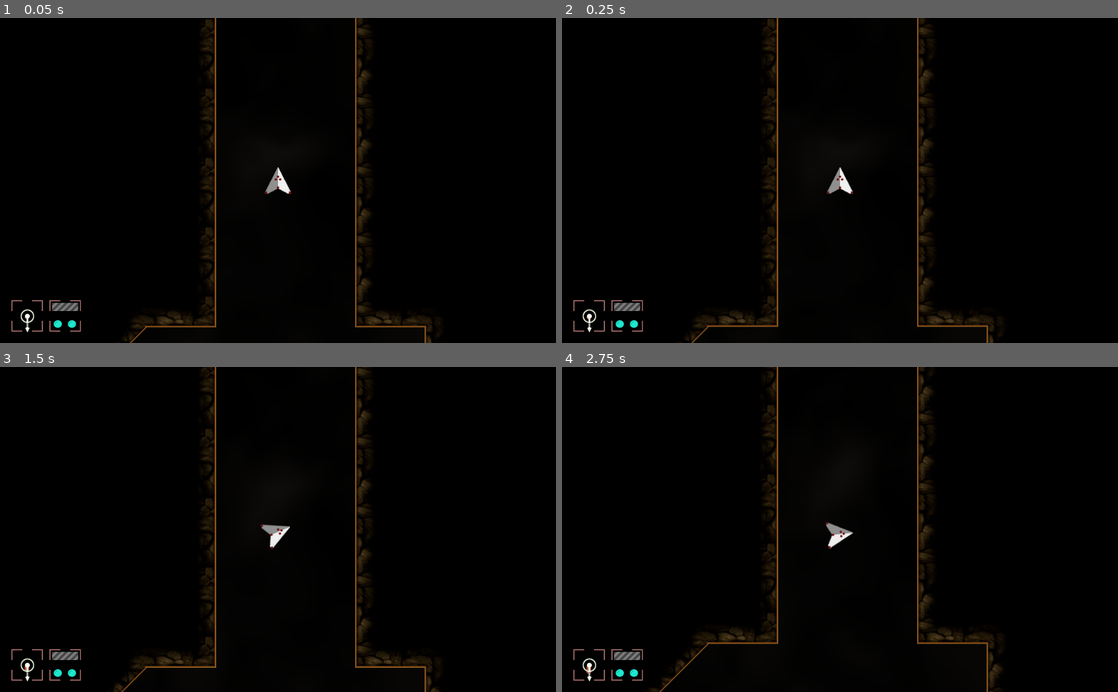
Above: before the commit, frames 1-4 (two rows, left to right).
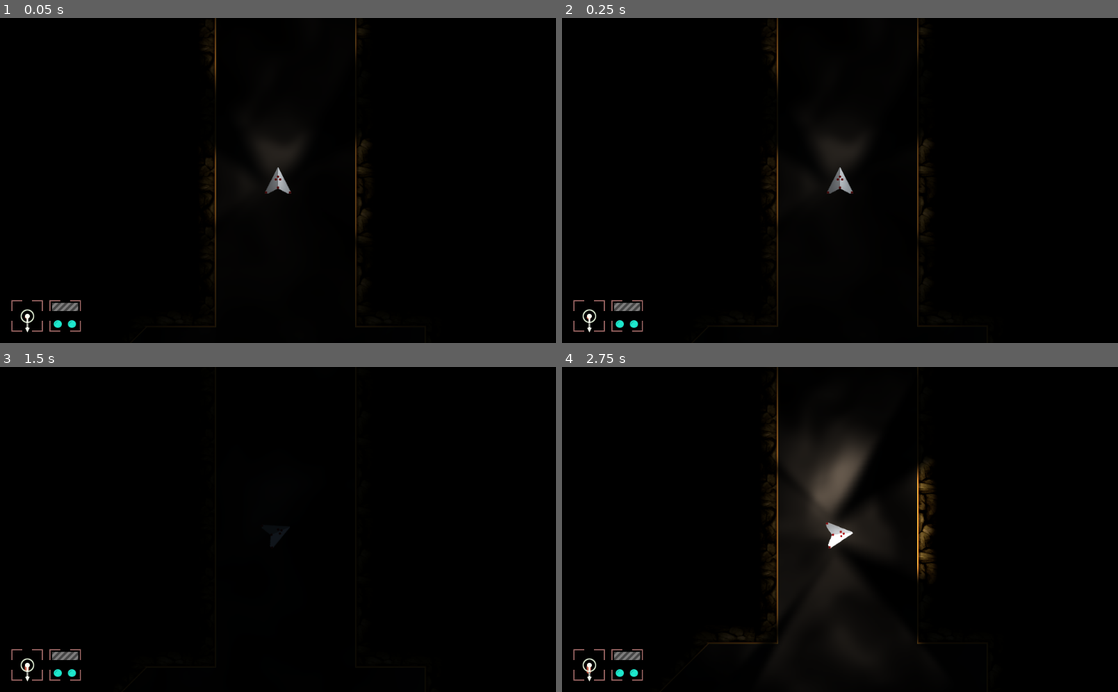
Above: after the commit, the same moments.

Repository: maximinus/scheme7
Game: Godot game, scene res://scenes/World.tscn
Two runs of this game, one before a commit and one after it. Both use one fixed random seed, a clock stepped at 60 frames per second and the inputs below.
Inputs:
- Up to frame 1 (0.05 s): no input
- Up to frame 2 (0.25 s): no input
- Up to frame 3 (1.5 s): hold D (RightTurn) 0.53-1.28 s; tap K (FullBeam, bound only after the commit) at 0.6 s; tap L (Lights, bound only after the commit) at 0.8, 1.35 s; hold A (LeftTurn) from 1.28 s (still down)
- Up to frame 4 (2.75 s): tap K (FullBeam, bound only after the commit) at 1.55, 2.1 s; release A (LeftTurn) at 2.03 s; hold D (RightTurn) from 2.03 s (still down); tap L (Lights, bound only after the commit) at 2.3 s

The runs differ from the first frame. In frame 1, 2.1% of the frame differs, in the area x 22-78%, y 0-100%; in frame 2, 2.1%; in frame 3, 3.0%; in frame 4, 5.7%, in the area x 16-79%, y 0-100%.

Commit message:
Added lights to ship

Diff:
--- a/Scheme7/code/global/globals.gd
+++ b/Scheme7/code/global/globals.gd
@@ -3,7 +3,7 @@
 class RocketTemperature:
 	const HEATING = 8
 	const COOLING = 3
-	const MAX_TEMP = HEATING * 5.0
+	const MAX_TEMP = HEATING * 12.0
 
 	var nozzle_temp = 0
 	var injection_temp = 0
--- a/Scheme7/default_env.tres
+++ b/Scheme7/default_env.tres
@@ -5,3 +5,4 @@
 [resource]
 background_mode = 2
 background_sky = SubResource( 1 )
+adjustment_enabled = true
--- a/Scheme7/project.godot
+++ b/Scheme7/project.godot
@@ -68,6 +68,16 @@
 "events": [ Object(InputEventKey,"resource_local_to_scene":false,"resource_name":"","device":0,"alt":false,"shift":false,"control":false,"meta":false,"command":false,"pressed":false,"scancode":68,"unicode":0,"echo":false,"script":null)
  ]
 }
+Lights={
+"deadzone": 0.5,
+"events": [ Object(InputEventKey,"resource_local_to_scene":false,"resource_name":"","device":0,"alt":false,"shift":false,"control":false,"meta":false,"command":false,"pressed":false,"scancode":76,"unicode":0,"echo":false,"script":null)
+ ]
+}
+FullBeam={
+"deadzone": 0.5,
+"events": [ Object(InputEventKey,"resource_local_to_scene":false,"resource_name":"","device":0,"alt":false,"shift":false,"control":false,"meta":false,"command":false,"pressed":false,"scancode":75,"unicode":0,"echo":false,"script":null)
+ ]
+}
 
 [physics]
 
--- a/Scheme7/scenes/Player/Player.gd
+++ b/Scheme7/scenes/Player/Player.gd
@@ -11,6 +11,11 @@
 const LANDING_X_SLOWDOWN = 1.5
 const SHIP_MASS = 5.0
 
+const FULLBEAM_ENERGY = 2.0
+const LIGHT_ENERGY = 1.0
+
+enum LIGHT_STATUS { Normal, Circle, Off }
+
 signal player_collision
 signal player_landed
 
@@ -22,12 +27,16 @@
 var landing = false
 var landed = false
 var takeoff = false
+var light_status = LIGHT_STATUS.Normal
+var fullbeam = false
 
 func _ready():
 	pass
 
 func _process(delta):
-	# keys pressed?
+	# check rocket functions before movement
+	checkLights()
+
 	if Input.is_action_pressed('Thrust'):
 		landing = false
 		if landed == true:
@@ -58,6 +67,34 @@
 		rotation_degrees += 360.0
 	if rotation_degrees > 360.0:
 		rotation_degrees -= 360.0
+
+func checkLights():
+	if Input.is_action_just_pressed('Lights'):
+		if light_status == LIGHT_STATUS.Normal:
+			# to circle
+			$LHNormal.visible = false
+			$LCNormal.visible = true
+			light_status = LIGHT_STATUS.Circle
+		elif light_status == LIGHT_STATUS.Circle:
+			# all off
+			$LHNormal.visible = false
+			$LCNormal.visible = false
+			light_status = LIGHT_STATUS.Off
+		else:
+			# all off, to normal
+			$LHNormal.visible = true
+			$LCNormal.visible = false
+			light_status = LIGHT_STATUS.Normal
+
+	if Input.is_action_just_pressed('FullBeam'):
+		if fullbeam == false:
+			$LCNormal.energy = FULLBEAM_ENERGY
+			$LHNormal.energy = FULLBEAM_ENERGY
+			fullbeam = true
+		else:
+			$LCNormal.energy = LIGHT_ENERGY
+			$LHNormal.energy = LIGHT_ENERGY
+			fullbeam = false
 
 func processLanding(delta):
 	# we are trying to land
@@ -88,7 +125,6 @@
 	if velocity.x == 0.0 and rotation_degrees == 0.0:
 		landed = true
 		turning = 0.0
-		print('Landed')
 		emit_signal('player_landed', position)
 
 func _physics_process(delta):
@@ -209,6 +245,7 @@
 
 func flameOn(delta):
 	firing_rocket = true
+	$FlameLight.visible = true
 	Globals.rocket.update(1.0, delta)
 	$Flame/OuterParticle.emitting = true
 	$Flame/InnerParticle.emitting = true
@@ -217,6 +254,7 @@
 
 func flameOff(delta):
 	firing_rocket = false
+	$FlameLight.visible = false
 	Globals.rocket.update(0.0, delta)
 	$Flame/OuterParticle.emitting = false
 	$Flame/InnerParticle.emitting = false
--- a/Scheme7/scenes/Player/Player.tscn
+++ b/Scheme7/scenes/Player/Player.tscn
@@ -1,11 +1,14 @@
-[gd_scene load_steps=10 format=2]
+[gd_scene load_steps=13 format=2]
 
-[ext_resource path="res://gfx/sprites/player.png" type="Texture" id=1]
+[ext_resource path="res://gfx/sprites/player_dark.png" type="Texture" id=1]
 [ext_resource path="res://scenes/Player/Player.gd" type="Script" id=2]
 [ext_resource path="res://gfx/sprites/flame.png" type="Texture" id=3]
 [ext_resource path="res://gfx/sprites/flame_inner.png" type="Texture" id=4]
 [ext_resource path="res://sfx/player/rocket_on.ogg" type="AudioStream" id=5]
 [ext_resource path="res://sfx/player/qubodup-BangShort.ogg" type="AudioStream" id=6]
+[ext_resource path="res://gfx/lights/601px.png" type="Texture" id=7]
+[ext_resource path="res://gfx/lights/720_cluster.png" type="Texture" id=8]
+[ext_resource path="res://gfx/lights/flame_light.png" type="Texture" id=9]
 
 [sub_resource type="Curve" id=1]
 _data = [ Vector2( 0, 1 ), 0.0, 0.0, 0, 0, Vector2( 1, 0.163636 ), -1.28904, 0.0, 0, 0 ]
@@ -55,3 +58,15 @@
 
 [node name="CollisionSound" type="AudioStreamPlayer" parent="."]
 stream = ExtResource( 6 )
+
+[node name="LCNormal" type="Light2D" parent="."]
+visible = false
+texture = ExtResource( 7 )
+
+[node name="LHNormal" type="Light2D" parent="."]
+texture = ExtResource( 8 )
+
+[node name="FlameLight" type="Light2D" parent="."]
+visible = false
+texture = ExtResource( 9 )
+offset = Vector2( 0, 32 )
--- a/Scheme7/scenes/World.tscn
+++ b/Scheme7/scenes/World.tscn
@@ -55,83 +55,143 @@
 	COLOR = vec4(color.rgb, pow(final, alpha_power) * color.a);
 }"
 
-[sub_resource type="ShaderMaterial" id=28]
-shader = SubResource( 27 )
-shader_param/color = Color( 0.121569, 0.105882, 0.0901961, 1 )
+[sub_resource type="ShaderMaterial" id=2]
+shader = SubResource( 1 )
+shader_param/color = Color( 0.3, 0.261, 0.222, 1 )
 shader_param/noise_scale = 3.0
 shader_param/alpha_power = 2.0
 shader_param/OCTAVES = 3
 shader_param/TIME_FACTOR = 0.3
 
-[sub_resource type="NoiseTexture" id=29]
+[sub_resource type="NoiseTexture" id=3]
 seamless = true
 as_normalmap = true
 bump_strength = 7.8
 
+[sub_resource type="OccluderPolygon2D" id=28]
+polygon = PoolVector2Array( 128, 64, 0, 64, 0, 0, 128, 0 )
+
+[sub_resource type="ConvexPolygonShape2D" id=4]
+points = PoolVector2Array( 128, 64, 0, 64, 0, 0, 128, 0 )
+
+[sub_resource type="ConvexPolygonShape2D" id=5]
+points = PoolVector2Array( 0, 64, 32, 64, 32, 64, 0, 64 )
+
+[sub_resource type="OccluderPolygon2D" id=29]
+polygon = PoolVector2Array( 64, 64, 0, 64, 0, 0, 64, 0 )
+
 [sub_resource type="ConvexPolygonShape2D" id=6]
-points = PoolVector2Array( 128, 64, 0, 64, 0, 0, 128, 0 )
+points = PoolVector2Array( 64, 64, 0, 64, 0, 0, 64, 0 )
+
+[sub_resource type="OccluderPolygon2D" id=30]
+polygon = PoolVector2Array( 128, 128, 0, 128, 0, 0, 128, 0 )
 
 [sub_resource type="ConvexPolygonShape2D" id=7]
-points = PoolVector2Array( 0, 64, 32, 64, 32, 64, 0, 64 )
+points = PoolVector2Array( 128, 128, 0, 128, 0, 0, 128, 0 )
+
+[sub_resource type="OccluderPolygon2D" id=31]
+polygon = PoolVector2Array( 128, 128, 0, 128, 0, 0, 128, 0 )
 
 [sub_resource type="ConvexPolygonShape2D" id=8]
-points = PoolVector2Array( 64, 64, 0, 64, 0, 0, 64, 0 )
+points = PoolVector2Array( 128, 128, 0, 128, 0, 0, 128, 0 )
+
+[sub_resource type="OccluderPolygon2D" id=32]
+polygon = PoolVector2Array( 128, 128, 0, 128, 0, 0, 128, 0 )
 
 [sub_resource type="ConvexPolygonShape2D" id=9]
 points = PoolVector2Array( 128, 128, 0, 128, 0, 0, 128, 0 )
 
+[sub_resource type="OccluderPolygon2D" id=33]
+polygon = PoolVector2Array( 128, 128, 0, 128, 0, 0, 128, 0 )
+
 [sub_resource type="ConvexPolygonShape2D" id=10]
 points = PoolVector2Array( 128, 128, 0, 128, 0, 0, 128, 0 )
 
+[sub_resource type="OccluderPolygon2D" id=34]
+polygon = PoolVector2Array( 0, 0, 0, 128, 128, 128 )
+
 [sub_resource type="ConvexPolygonShape2D" id=11]
-points = PoolVector2Array( 128, 128, 0, 128, 0, 0, 128, 0 )
+points = PoolVector2Array( 0, 0, 128, 128, 0, 128 )
+
+[sub_resource type="OccluderPolygon2D" id=35]
+polygon = PoolVector2Array( 0, 128, 0, 0, 128, 0 )
 
 [sub_resource type="ConvexPolygonShape2D" id=12]
-points = PoolVector2Array( 128, 128, 0, 128, 0, 0, 128, 0 )
+points = PoolVector2Array( 0, 128, 0, 0, 128, 0 )
+
+[sub_resource type="OccluderPolygon2D" id=36]
+polygon = PoolVector2Array( 0, 0, 128, 0, 128, 128 )
 
 [sub_resource type="ConvexPolygonShape2D" id=13]
-points = PoolVector2Array( 0, 0, 128, 128, 0, 128 )
+points = PoolVector2Array( 0, 0, 128, 0, 128, 128 )
+
+[sub_resource type="OccluderPolygon2D" id=37]
+polygon = PoolVector2Array( 0, 128, 128, 0, 128, 128 )
 
 [sub_resource type="ConvexPolygonShape2D" id=14]
-points = PoolVector2Array( 0, 128, 0, 0, 128, 0 )
+points = PoolVector2Array( 0, 128, 128, 0, 128, 128 )
+
+[sub_resource type="OccluderPolygon2D" id=38]
+polygon = PoolVector2Array( 64, 64, 0, 64, 0, 0, 64, 0 )
 
 [sub_resource type="ConvexPolygonShape2D" id=15]
-points = PoolVector2Array( 0, 0, 128, 0, 128, 128 )
+points = PoolVector2Array( 64, 64, 0, 64, 0, 0, 64, 0 )
+
+[sub_resource type="OccluderPolygon2D" id=39]
+polygon = PoolVector2Array( 64, 128, 0, 128, 0, 0, 64, 0 )
 
 [sub_resource type="ConvexPolygonShape2D" id=16]
-points = PoolVector2Array( 0, 128, 128, 0, 128, 128 )
+points = PoolVector2Array( 64, 128, 0, 128, 0, 0, 64, 0 )
+
+[sub_resource type="OccluderPolygon2D" id=40]
+polygon = PoolVector2Array( 128, 64, 0, 64, 0, 0, 128, 0 )
 
 [sub_resource type="ConvexPolygonShape2D" id=17]
-points = PoolVector2Array( 64, 64, 0, 64, 0, 0, 64, 0 )
+points = PoolVector2Array( 128, 64, 0, 64, 0, 0, 128, 0 )
+
+[sub_resource type="OccluderPolygon2D" id=41]
+polygon = PoolVector2Array( 64, 128, 0, 128, 0, 0, 64, 0 )
 
 [sub_resource type="ConvexPolygonShape2D" id=18]
 points = PoolVector2Array( 64, 128, 0, 128, 0, 0, 64, 0 )
 
+[sub_resource type="OccluderPolygon2D" id=42]
+polygon = PoolVector2Array( 64, 64, 0, 64, 0, 0, 64, 0 )
+
 [sub_resource type="ConvexPolygonShape2D" id=19]
-points = PoolVector2Array( 128, 64, 0, 64, 0, 0, 128, 0 )
+points = PoolVector2Array( 64, 64, 0, 64, 0, 0, 64, 0 )
+
+[sub_resource type="OccluderPolygon2D" id=43]
+polygon = PoolVector2Array( 64, 64, 0, 64, 0, 0, 64, 0 )
 
 [sub_resource type="ConvexPolygonShape2D" id=20]
-points = PoolVector2Array( 64, 128, 0, 128, 0, 0, 64, 0 )
+points = PoolVector2Array( 64, 64, 0, 64, 0, 0, 64, 0 )
+
+[sub_resource type="OccluderPolygon2D" id=44]
+polygon = PoolVector2Array( 64, 64, 0, 64, 0, 0, 64, 0 )
 
 [sub_resource type="ConvexPolygonShape2D" id=21]
 points = PoolVector2Array( 64, 64, 0, 64, 0, 0, 64, 0 )
 
+[sub_resource type="OccluderPolygon2D" id=45]
+polygon = PoolVector2Array( 64, 64, 0, 64, 0, 0, 64, 0 )
+
 [sub_resource type="ConvexPolygonShape2D" id=22]
 points = PoolVector2Array( 64, 64, 0, 64, 0, 0, 64, 0 )
 
+[sub_resource type="OccluderPolygon2D" id=46]
+polygon = PoolVector2Array( 64, 64, 0, 64, 0, 0, 64, 0 )
+
 [sub_resource type="ConvexPolygonShape2D" id=23]
 points = PoolVector2Array( 64, 64, 0, 64, 0, 0, 64, 0 )
 
+[sub_resource type="OccluderPolygon2D" id=47]
+polygon = PoolVector2Array( 64, 64, 0, 64, 0, 0, 64, 0 )
+
 [sub_resource type="ConvexPolygonShape2D" id=24]
 points = PoolVector2Array( 64, 64, 0, 64, 0, 0, 64, 0 )
 
-[sub_resource type="ConvexPolygonShape2D" id=25]
-points = PoolVector2Array( 64, 64, 0, 64, 0, 0, 64, 0 )
-
-[sub_resource type="ConvexPolygonShape2D" id=26]
-points = PoolVector2Array( 64, 64, 0, 64, 0, 0, 64, 0 )
-
-[sub_resource type="TileSet" id=3]
+[sub_resource type="TileSet" id=25]
 1/name = "clean_tiles.png 1"
 1/texture = ExtResource( 7 )
 1/tex_offset = Vector2( 0, 0 )
@@ -139,23 +199,24 @@
 1/region = Rect2( 0, 64, 128, 64 )
 1/tile_mode = 0
 1/occluder_offset = Vector2( 0, 0 )
+1/occluder = SubResource( 28 )
 1/navigation_offset = Vector2( 0, 0 )
 1/shape_offset = Vector2( 0, 0 )
 1/shape_transform = Transform2D( 1, 0, 0, 1, 0, 0 )
-1/shape = SubResource( 6 )
+1/shape = SubResource( 4 )
 1/shape_one_way = false
 1/shape_one_way_margin = 1.0
 1/shapes = [ {
 "autotile_coord": Vector2( 0, 0 ),
 "one_way": false,
 "one_way_margin": 1.0,
-"shape": SubResource( 6 ),
+"shape": SubResource( 4 ),
 "shape_transform": Transform2D( 1, 0, 0, 1, 0, 0 )
 }, {
 "autotile_coord": Vector2( 0, 0 ),
 "one_way": false,
 "one_way_margin": 1.0,
-"shape": SubResource( 7 ),
+"shape": SubResource( 5 ),
 "shape_transform": Transform2D( 1, 0, 0, 1, 0, 0 )
 } ]
 1/z_index = 0
@@ -166,17 +227,18 @@
 2/region = Rect2( 128, 0, 64, 128 )
 2/tile_mode = 0
 2/occluder_offset = Vector2( 0, 0 )
+2/occluder = SubResource( 39 )
 2/navigation_offset = Vector2( 0, 0 )
 2/shape_offset = Vector2( 0, 0 )
 2/shape_transform = Transform2D( 1, 0, 0, 1, 0, 0 )
-2/shape = SubResource( 18 )
+2/shape = SubResource( 16 )
 2/shape_one_way = false
 2/shape_one_way_margin = 1.0
 2/shapes = [ {
 "autotile_coord": Vector2( 0, 0 ),
 "one_way": false,
 "one_way_margin": 1.0,
-"shape": SubResource( 18 ),
+"shape": SubResource( 16 ),
 "shape_transform": Transform2D( 1, 0, 0, 1, 0, 0 )
 } ]
 2/z_index = 0
@@ -187,17 +249,18 @@
 3/region = Rect2( 192, 0, 64, 128 )
 3/tile_mode = 0
 3/occluder_offset = Vector2( 0, 0 )
+3/occluder = SubResource( 41 )
 3/navigation_offset = Vector2( 0, 0 )
 3/shape_offset = Vector2( 0, 0 )
 3/shape_transform = Transform2D( 1, 0, 0, 1, 0, 0 )
-3/shape = SubResource( 20 )
+3/shape = SubResource( 18 )
 3/shape_one_way = false
 3/shape_one_way_margin = 1.0
 3/shapes = [ {
 "autotile_coord": Vector2( 0, 0 ),
 "one_way": false,
 "one_way_margin": 1.0,
-"shape": SubResource( 20 ),
+"shape": SubResource( 18 ),
 "shape_transform": Transform2D( 1, 0, 0, 1, 0, 0 )
 } ]
 3/z_index = 0
@@ -208,17 +271,18 @@
 4/region = Rect2( 256, 0, 64, 64 )
 4/tile_mode = 0
 4/occluder_offset = Vector2( 0, 0 )
+4/occluder = SubResource( 42 )
 4/navigation_offset = Vector2( 0, 0 )
 4/shape_offset = Vector2( 0, 0 )
 4/shape_transform = Transform2D( 1, 0, 0, 1, 0, 0 )
-4/shape = SubResource( 21 )
+4/shape = SubResource( 19 )
 4/shape_one_way = false
 4/shape_one_way_margin = 1.0
 4/shapes = [ {
 "autotile_coord": Vector2( 0, 0 ),
 "one_way": false,
 "one_way_margin": 1.0,
-"shape": SubResource( 21 ),
+"shape": SubResource( 19 ),
 "shape_transform": Transform2D( 1, 0, 0, 1, 0, 0 )
 } ]
 4/z_index = 0
@@ -229,17 +293,18 @@
 5/region = Rect2( 320, 0, 64, 64 )
 5/tile_mode = 0
 5/occluder_offset = Vector2( 0, 0 )
+5/occluder = SubResource( 43 )
 5/navigation_offset = Vector2( 0, 0 )
 5/shape_offset = Vector2( 0, 0 )
 5/shape_transform = Transform2D( 1, 0, 0, 1, 0, 0 )
-5/shape = SubResource( 22 )
+5/shape = SubResource( 20 )
 5/shape_one_way = false
 5/shape_one_way_margin = 1.0
 5/shapes = [ {
 "autotile_coord": Vector2( 0, 0 ),
 "one_way": false,
 "one_way_margin": 1.0,
-"shape": SubResource( 22 ),
+"shape": SubResource( 20 ),
 "shape_transform": Transform2D( 1, 0, 0, 1, 0, 0 )
 } ]
 5/z_index = 0
@@ -250,17 +315,18 @@
 6/region = Rect2( 256, 64, 64, 64 )
 6/tile_mode = 0
 6/occluder_offset = Vector2( 0, 0 )
+6/occluder = SubResource( 44 )
 6/navigation_offset = Vector2( 0, 0 )
 6/shape_offset = Vector2( 0, 0 )
 6/shape_transform = Transform2D( 1, 0, 0, 1, 0, 0 )
-6/shape = SubResource( 23 )
+6/shape = SubResource( 21 )
 6/shape_one_way = false
 6/shape_one_way_margin = 1.0
 6/shapes = [ {
 "autotile_coord": Vector2( 0, 0 ),
 "one_way": false,
 "one_way_margin": 1.0,
-"shape": SubResource( 23 ),
+"shape": SubResource( 21 ),
 "shape_transform": Transform2D( 1, 0, 0, 1, 0, 0 )
 } ]
 6/z_index = 0
@@ -271,17 +337,18 @@
 7/region = Rect2( 384, 0, 64, 64 )
 7/tile_mode = 0
 7/occluder_offset = Vector2( 0, 0 )
+7/occluder = SubResource( 45 )
 7/navigation_offset = Vector2( 0, 0 )
 7/shape_offset = Vector2( 0, 0 )
 7/shape_transform = Transform2D( 1, 0, 0, 1, 0, 0 )
-7/shape = SubResource( 24 )
+7/shape = SubResource( 22 )
 7/shape_one_way = false
 7/shape_one_way_margin = 1.0
 7/shapes = [ {
 "autotile_coord": Vector2( 0, 0 ),
 "one_way": false,
 "one_way_margin": 1.0,
-"shape": SubResource( 24 ),
+"shape": SubResource( 22 ),
 "shape_transform": Transform2D( 1, 0, 0, 1, 0, 0 )
 } ]
 7/z_index = 0
@@ -292,17 +359,18 @@
 8/region = Rect2( 384, 64, 64, 64 )
 8/tile_mode = 0
 8/occluder_offset = Vector2( 0, 0 )
+8/occluder = SubResource( 46 )
 8/navigation_offset = Vector2( 0, 0 )
 8/shape_offset = Vector2( 0, 0 )
 8/shape_transform = Transform2D( 1, 0, 0, 1, 0, 0 )
-8/shape = SubResource( 25 )
+8/shape = SubResource( 23 )
 8/shape_one_way = false
 8/shape_one_way_margin = 1.0
 8/shapes = [ {
 "autotile_coord": Vector2( 0, 0 ),
 "one_way": false,
 "one_way_margin": 1.0,
-"shape": SubResource( 25 ),
+"shape": SubResource( 23 ),
 "shape_transform": Transform2D( 1, 0, 0, 1, 0, 0 )
 } ]
 8/z_index = 0
@@ -313,17 +381,18 @@
 9/region = Rect2( 448, 0, 64, 64 )
 9/tile_mode = 0
 9/occluder_offset = Vector2( 0, 0 )
+9/occluder = SubResource( 47 )
 9/navigation_offset = Vector2( 0, 0 )
 9/shape_offset = Vector2( 0, 0 )
 9/shape_transform = Transform2D( 1, 0, 0, 1, 0, 0 )
-9/shape = SubResource( 26 )
+9/shape = SubResource( 24 )
 9/shape_one_way = false
 9/shape_one_way_margin = 1.0
 9/shapes = [ {
 "autotile_coord": Vector2( 0, 0 ),
 "one_way": false,
 "one_way_margin": 1.0,
-"shape": SubResource( 26 ),
+"shape": SubResource( 24 ),
 "shape_transform": Transform2D( 1, 0, 0, 1, 0, 0 )
 } ]
 9/z_index = 0
@@ -334,17 +403,18 @@
 10/region = Rect2( 448, 64, 64, 64 )
 10/tile_mode = 0
 10/occluder_offset = Vector2( 0, 0 )
+10/occluder = SubResource( 29 )
 10/navigation_offset = Vector2( 0, 0 )
 10/shape_offset = Vector2( 0, 0 )
 10/shape_transform = Transform2D( 1, 0, 0, 1, 0, 0 )
-10/shape = SubResource( 8 )
+10/shape = SubResource( 6 )
 10/shape_one_way = false
 10/shape_one_way_margin = 1.0
 10/shapes = [ {
 "autotile_coord": Vector2( 0, 0 ),
 "one_way": false,
 "one_way_margin": 1.0,
-"shape": SubResource( 8 ),
+"shape": SubResource( 6 ),
 "shape_transform": Transform2D( 1, 0, 0, 1, 0, 0 )
 } ]
 10/z_index = 0
@@ -355,17 +425,18 @@
 11/region = Rect2( 0, 128, 128, 128 )
 11/tile_mode = 0
 11/occluder_offset = Vector2( 0, 0 )
+11/occluder = SubResource( 30 )
 11/navigation_offset = Vector2( 0, 0 )
 11/shape_offset = Vector2( 0, 0 )
 11/shape_transform = Transform2D( 1, 0, 0, 1, 0, 0 )
-11/shape = SubResource( 9 )
+11/shape = SubResource( 7 )
 11/shape_one_way = false
 11/shape_one_way_margin = 1.0
 11/shapes = [ {
 "autotile_coord": Vector2( 0, 0 ),
 "one_way": false,
 "one_way_margin": 1.0,
-"shape": SubResource( 9 ),
+"shape": SubResource( 7 ),
 "shape_transform": Transform2D( 1, 0, 0, 1, 0, 0 )
 } ]
 11/z_index = 0
@@ -376,17 +447,18 @@
 12/region = Rect2( 128, 128, 128, 128 )
 12/tile_mode = 0
 12/occluder_offset = Vector2( 0, 0 )
+12/occluder = SubResource( 31 )
 12/navigation_offset = Vector2( 0, 0 )
 12/shape_offset = Vector2( 0, 0 )
 12/shape_transform = Transform2D( 1, 0, 0, 1, 0, 0 )
-12/shape = SubResource( 10 )
+12/shape = SubResource( 8 )
 12/shape_one_way = false
 12/shape_one_way_margin = 1.0
 12/shapes = [ {
 "autotile_coord": Vector2( 0, 0 ),
 "one_way": false,
 "one_way_margin": 1.0,
-"shape": SubResource( 10 ),
+"shape": SubResource( 8 ),
 "shape_transform": Transform2D( 1, 0, 0, 1, 0, 0 )
 } ]
 12/z_index = 0
@@ -397,17 +469,18 @@
 13/region = Rect2( 256, 128, 128, 128 )
 13/tile_mode = 0
 13/occluder_offset = Vector2( 0, 0 )
+13/occluder = SubResource( 32 )
 13/navigation_offset = Vector2( 0, 0 )
 13/shape_offset = Vector2( 0, 0 )
 13/shape_transform = Transform2D( 1, 0, 0, 1, 0, 0 )
-13/shape = SubResource( 11 )
+13/shape = SubResource( 9 )
 13/shape_one_way = false
 13/shape_one_way_margin = 1.0
 13/shapes = [ {
 "autotile_coord": Vector2( 0, 0 ),
 "one_way": false,
 "one_way_margin": 1.0,
-"shape": SubResource( 11 ),
+"shape": SubResource( 9 ),
 "shape_transform": Transform2D( 1, 0, 0, 1, 0, 0 )
 } ]
 13/z_index = 0
@@ -418,17 +491,18 @@
 14/region = Rect2( 384, 128, 128, 128 )
 14/tile_mode = 0
 14/occluder_offset = Vector2( 0, 0 )
+14/occluder = SubResource( 33 )
 14/navigation_offset = Vector2( 0, 0 )
 14/shape_offset = Vector2( 0, 0 )
 14/shape_transform = Transform2D( 1, 0, 0, 1, 0, 0 )
-14/shape = SubResource( 12 )
+14/shape = SubResource( 10 )
 14/shape_one_way = false
 14/shape_one_way_margin = 1.0
 14/shapes = [ {
 "autotile_coord": Vector2( 0, 0 ),
 "one_way": false,
 "one_way_margin": 1.0,
-"shape": SubResource( 12 ),
+"shape": SubResource( 10 ),
 "shape_transform": Transform2D( 1, 0, 0, 1, 0, 0 )
 } ]
 14/z_index = 0
@@ -439,17 +513,18 @@
 15/region = Rect2( 0, 256, 128, 128 )
 15/tile_mode = 0
 15/occluder_offset = Vector2( 0, 0 )
+15/occluder = SubResource( 34 )
 15/navigation_offset = Vector2( 0, 0 )
 15/shape_offset = Vector2( 0, 0 )
 15/shape_transform = Transform2D( 1, 0, 0, 1, 0, 0 )
-15/shape = SubResource( 13 )
+15/shape = SubResource( 11 )
 15/shape_one_way = false
 15/shape_one_way_margin = 1.0
 15/shapes = [ {
 "autotile_coord": Vector2( 0, 0 ),
 "one_way": false,
 "one_way_margin": 1.0,
-"shape": SubResource( 13 ),
+"shape": SubResource( 11 ),
 "shape_transform": Transform2D( 1, 0, 0, 1, 0, 0 )
 } ]
 15/z_index = 0
@@ -460,17 +535,18 @@
 16/region = Rect2( 128, 256, 128, 128 )
 16/tile_mode = 0
 16/occluder_offset = Vector2( 0, 0 )
+16/occluder = SubResource( 35 )
 16/navigation_offset = Vector2( 0, 0 )
 16/shape_offset = Vector2( 0, 0 )
 16/shape_transform = Transform2D( 1, 0, 0, 1, 0, 0 )
-16/shape = SubResource( 14 )
+16/shape = SubResource( 12 )
 16/shape_one_way = false
 16/shape_one_way_margin = 1.0
 16/shapes = [ {
 "autotile_coord": Vector2( 0, 0 ),
 "one_way": false,
 "one_way_margin": 1.0,
-"shape": SubResource( 14 ),
+"shape": SubResource( 12 ),
 "shape_transform": Transform2D( 1, 0, 0, 1, 0, 0 )
 } ]
 16/z_index = 0
@@ -481,17 +557,18 @@
 17/region = Rect2( 256, 256, 128, 128 )
 17/tile_mode = 0
 17/occluder_offset = Vector2( 0, 0 )
+17/occluder = SubResource( 36 )
 17/navigation_offset = Vector2( 0, 0 )
 17/shape_offset = Vector2( 0, 0 )
 17/shape_transform = Transform2D( 1, 0, 0, 1, 0, 0 )
-17/shape = SubResource( 15 )
+17/shape = SubResource( 13 )
 17/shape_one_way = false
 17/shape_one_way_margin = 1.0
 17/shapes = [ {
 "autotile_coord": Vector2( 0, 0 ),
 "one_way": false,
 "one_way_margin": 1.0,
-"shape": SubResource( 15 ),
+"shape": SubResource( 13 ),
 "shape_transform": Transform2D( 1, 0, 0, 1, 0, 0 )
 } ]
 17/z_index = 0
@@ -502,17 +579,18 @@
 18/region = Rect2( 384, 256, 128, 128 )
 18/tile_mode = 0
 18/occluder_offset = Vector2( 0, 0 )
+18/occluder = SubResource( 37 )
 18/navigation_offset = Vector2( 0, 0 )
 18/shape_offset = Vector2( 0, 0 )
 18/shape_transform = Transform2D( 1, 0, 0, 1, 0, 0 )
-18/shape = SubResource( 16 )
+18/shape = SubResource( 14 )
 18/shape_one_way = false
 18/shape_one_way_margin = 1.0
 18/shapes = [ {
 "autotile_coord": Vector2( 0, 0 ),
 "one_way": false,
 "one_way_margin": 1.0,
-"shape": SubResource( 16 ),
+"shape": SubResource( 14 ),
 "shape_transform": Transform2D( 1, 0, 0, 1, 0, 0 )
 } ]
 18/z_index = 0
@@ -523,17 +601,18 @@
 19/region = Rect2( 320, 64, 64, 64 )
 19/tile_mode = 0
 19/occluder_offset = Vector2( 0, 0 )
+19/occluder = SubResource( 38 )
 19/navigation_offset = Vector2( 0, 0 )
 19/shape_offset = Vector2( 0, 0 )
 19/shape_transform = Transform2D( 1, 0, 0, 1, 0, 0 )
-19/shape = SubResource( 17 )
+19/shape = SubResource( 15 )
 19/shape_one_way = false
 19/shape_one_way_margin = 1.0
 19/shapes = [ {
 "autotile_coord": Vector2( 0, 0 ),
 "one_way": false,
 "one_way_margin": 1.0,
-"shape": SubResource( 17 ),
+"shape": SubResource( 15 ),
 "shape_transform": Transform2D( 1, 0, 0, 1, 0, 0 )
 } ]
 19/z_index = 0
@@ -544,25 +623,26 @@
 20/region = Rect2( 0, 0, 128, 64 )
 20/tile_mode = 0
 20/occluder_offset = Vector2( 0, 0 )
+20/occluder = SubResource( 40 )
 20/navigation_offset = Vector2( 0, 0 )
 20/shape_offset = Vector2( 0, 0 )
 20/shape_transform = Transform2D( 1, 0, 0, 1, 0, 0 )
-20/shape = SubResource( 19 )
+20/shape = SubResource( 17 )
 20/shape_one_way = false
 20/shape_one_way_margin = 1.0
 20/shapes = [ {
 "autotile_coord": Vector2( 0, 0 ),
 "one_way": false,
 "one_way_margin": 1.0,
-"shape": SubResource( 19 ),
+"shape": SubResource( 17 ),
 "shape_transform": Transform2D( 1, 0, 0, 1, 0, 0 )
 } ]
 20/z_index = 0
 
-[sub_resource type="RectangleShape2D" id=4]
+[sub_resource type="RectangleShape2D" id=26]
 extents = Vector2( 48, 48 )
 
-[sub_resource type="PhysicsMaterial" id=5]
+[sub_resource type="PhysicsMaterial" id=27]
 friction = 0.5
 rough = true
 bounce = 0.5
@@ -571,8 +651,8 @@
 script = ExtResource( 3 )
 
 [node name="Background" type="Polygon2D" parent="."]
-material = SubResource( 28 )
-texture = SubResource( 29 )
+material = SubResource( 2 )
+texture = SubResource( 3 )
 polygon = PoolVector2Array( 384, -384, 640, -384, 640, 768, 768, 768, 768, 896, 896, 896, 896, 1408, 0, 1408, 0, 1920, 768, 1920, 768, 1792, 1664, 1792, 1664, 2304, -512, 2304, -512, 1152, -128, 1152, -128, 896, 128, 896, 128, 768, 384, 768 )
 
 [node name="CanvasLayer" type="CanvasLayer" parent="."]
@@ -584,7 +664,7 @@
 position = Vector2( 120, 550 )
 
 [node name="CleanTiles" type="TileMap" parent="."]
-tile_set = SubResource( 3 )
+tile_set = SubResource( 25 )
 format = 1
 tile_data = PoolIntArray( -458747, 5, 0, -458746, 1, 0, -458744, 1, 0, -458742, 6, 0, -393211, 2, 0, -393206, 3, 0, -26 …(1349 unchanged characters)…
 
@@ -632,4 +712,7 @@
 texture = ExtResource( 5 )
 
 [node name="CollisionShape2D" type="CollisionShape2D" parent="Crates/Crate3"]
-shape = SubResource( 4 )
+shape = SubResource( 26 )
+
+[node name="CanvasModulate" type="CanvasModulate" parent="."]
+color = Color( 0.0941176, 0.12549, 0.156863, 1 )
Binary file added: Scheme7/gfx/lights/301px.png
Not shown, added: Scheme7/gfx/lights/301px.png.import
Binary file added: Scheme7/gfx/lights/501px.png
Not shown, added: Scheme7/gfx/lights/501px.png.import
Binary file added: Scheme7/gfx/lights/501px_bright.png
Not shown, added: Scheme7/gfx/lights/501px_bright.png.import
Binary file added: Scheme7/gfx/lights/601px.png
Not shown, added: Scheme7/gfx/lights/601px.png.import
Binary file added: Scheme7/gfx/lights/601px_bright.png
Not shown, added: Scheme7/gfx/lights/601px_bright.png.import
Binary file added: Scheme7/gfx/lights/720_cluster.png
Not shown, added: Scheme7/gfx/lights/720_cluster.png.import
(and 11 more such lines)
